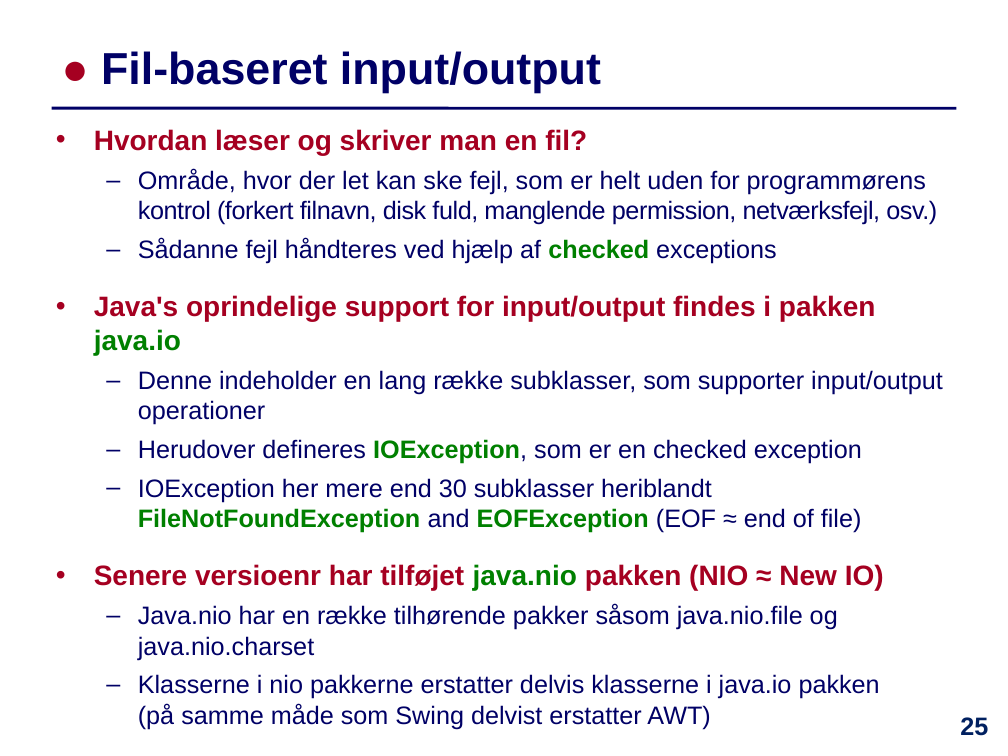
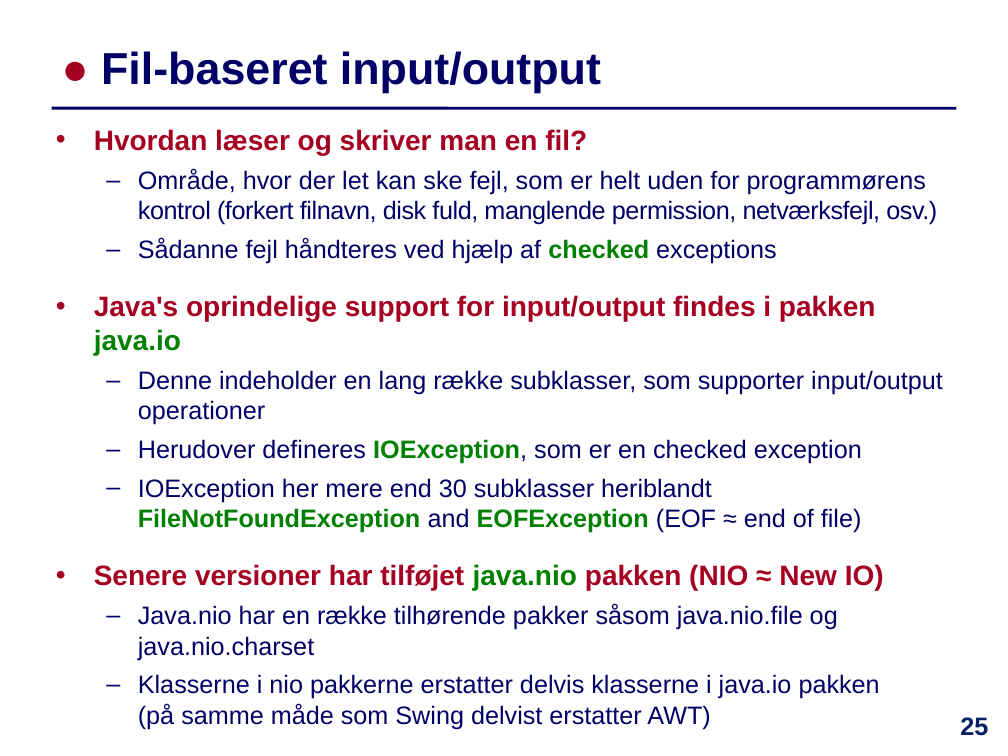
Before and after one commit to IntProgAU/Materiale, a slide deck: slide 25 of web/e24/uge_14/Slides-Uge14.pptx. Drawn at 1008x756 pixels with LibreOffice and Linux fonts; fonts in the diff are those of the drawing. Boxes give left, top, right and bottom in pixels: in the first picture for what was removed or moved away, otherwise in the second. Text is boxed around its words. In the diff, an @@ line names an element or a change of style, - is before the commit and + after.

```diff
--- a/web/e24/uge_14/Slides-Uge14.pptx
+++ b/web/e24/uge_14/Slides-Uge14.pptx
@@ text at box(94, 564, 884, 590): text changed @@
-  • Senere versioenr har tilføjet java.nio pakken (NIO ≈ New IO)
+  • Senere versioner har tilføjet java.nio pakken (NIO ≈ New IO)
```
Also in this commit, not shown: 5 other slides changed, 1 other file.
